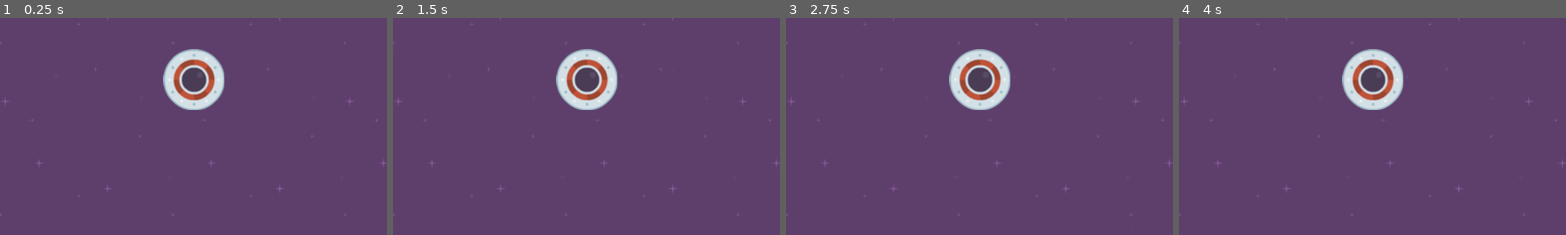
Above: before the commit, frames 1-4 (left to right).
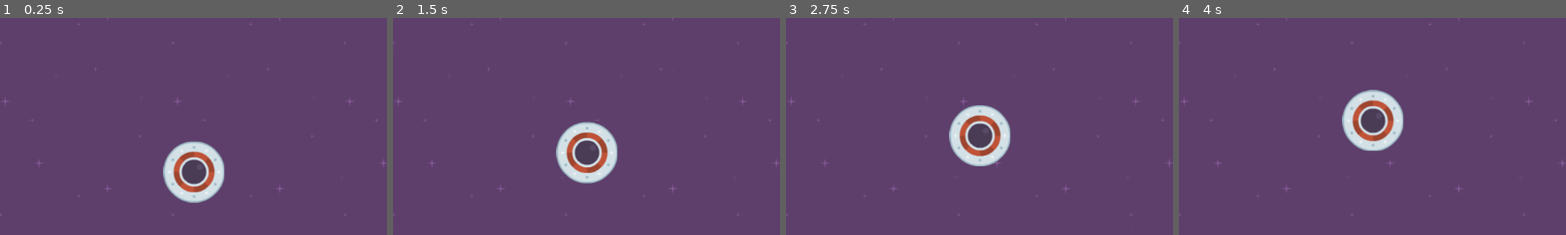
Above: after the commit, the same moments.

Repository: vslayer34/Speedy-Saucer
Game: Godot game, scene res://level_1.tscn
Two runs of this game, one before a commit and one after it. Both use one fixed random seed, a clock stepped at 60 frames per second and the inputs below.
Inputs:
- Up to frame 1 (0.25 s): no input
- Up to frame 2 (1.5 s): no input
- Up to frame 3 (2.75 s): no input
- Up to frame 4 (4 s): no input
The pictures show only the part of the screen within x 11-61%, y 14-64%; the shares and areas given below are measured in that part.

The runs differ from the first frame. In frame 1, 6.2% of the frame differs, in the area x 42-59%, y 14-86%; in frame 2, 6.2%; in frame 3, 6.0%; in frame 4, 5.2%.

Commit message:
added impulse force to the player

Diff:
--- a/Scripts/player.gd
+++ b/Scripts/player.gd
@@ -3,8 +3,4 @@
 
 # Called when the node enters the scene tree for the first time.
 func _ready() -> void:
-	test()
-
-
-func test() -> void:
-	print("hello form user created function")
+	apply_impulse(Vector2(0.0, -25.0))
--- a/level_1.tscn
+++ b/level_1.tscn
@@ -15,4 +15,4 @@
 stretch_mode = 1
 
 [node name="Player" parent="." instance=ExtResource("2_klwd8")]
-position = Vector2(414, 183)
+position = Vector2(414, 326)
